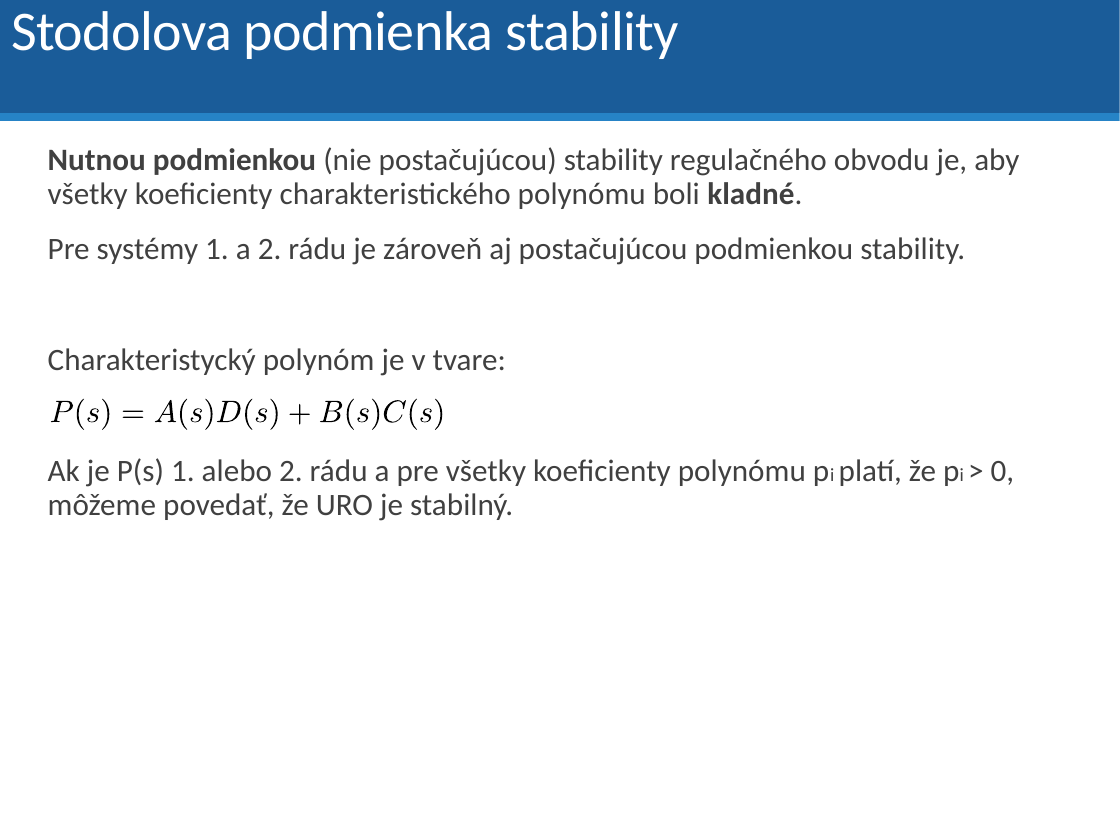
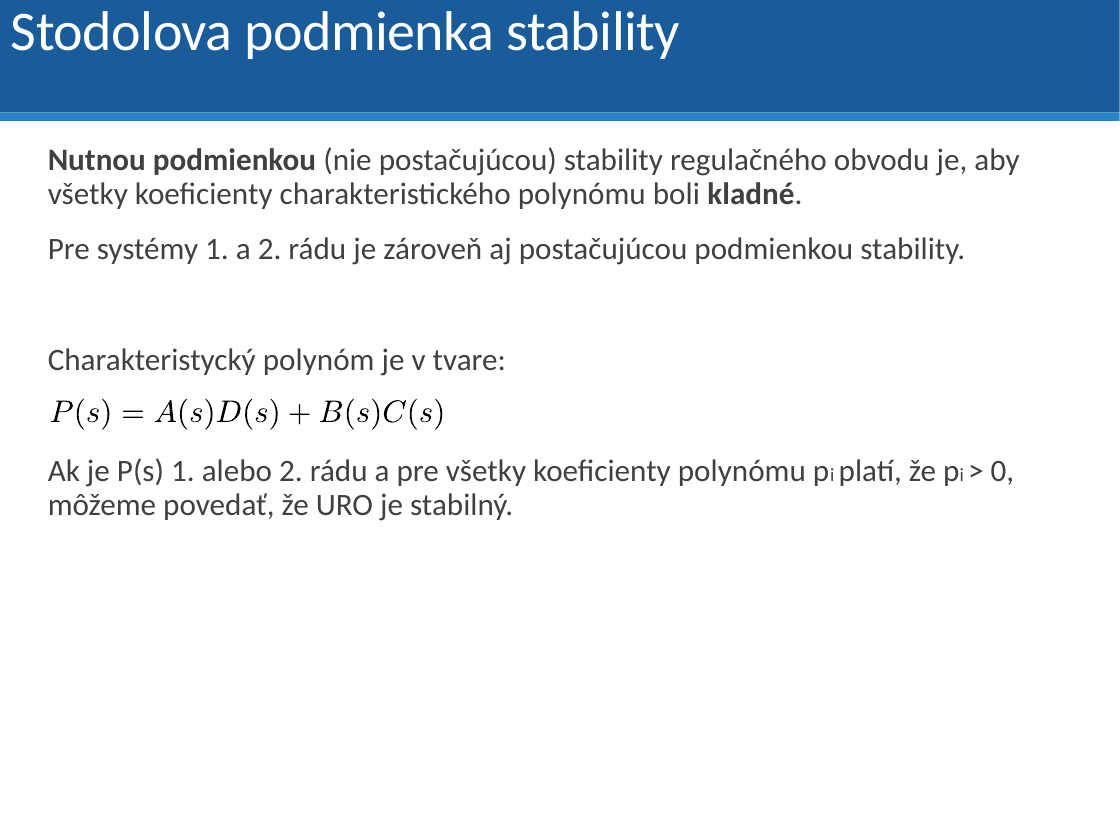
Before and after one commit to dodekm/TeamProjektKybernetika, a slide deck: slide 28 of Nove prednasky/P5 Stavový opis, Stabilita.pptx (slide 26 before the commit). Drawn at 1120x840 pixels with LibreOffice and Linux fonts; fonts in the diff are those of the drawing. Boxes give left, top, right and bottom in pixels: in the first picture for what was removed or moved away, otherwise in the second. Text is boxed around its words. In the diff, an @@ line names an element or a change of style, - is before the commit and + after.

```diff
--- a/Nove prednasky/P5 Stavový opis, Stabilita.pptx
+++ b/Nove prednasky/P5 Stavový opis, Stabilita.pptx
@@ text "Stodolova podmienka stability" at <box>11,11,680,59</box>: letter spacing -0.4 to -0.3 pt @@
@@ outline redrawn in 5 elements at <box>87,409,99,423</box>, <box>155,400,176,422</box>, <box>190,409,202,423</box>, <box>357,409,368,423</box>, <box>420,409,431,423</box> @@
```
Also in this commit, not shown: 24 other slides changed, 4 slides added, 2 slides removed, 2 other files.
